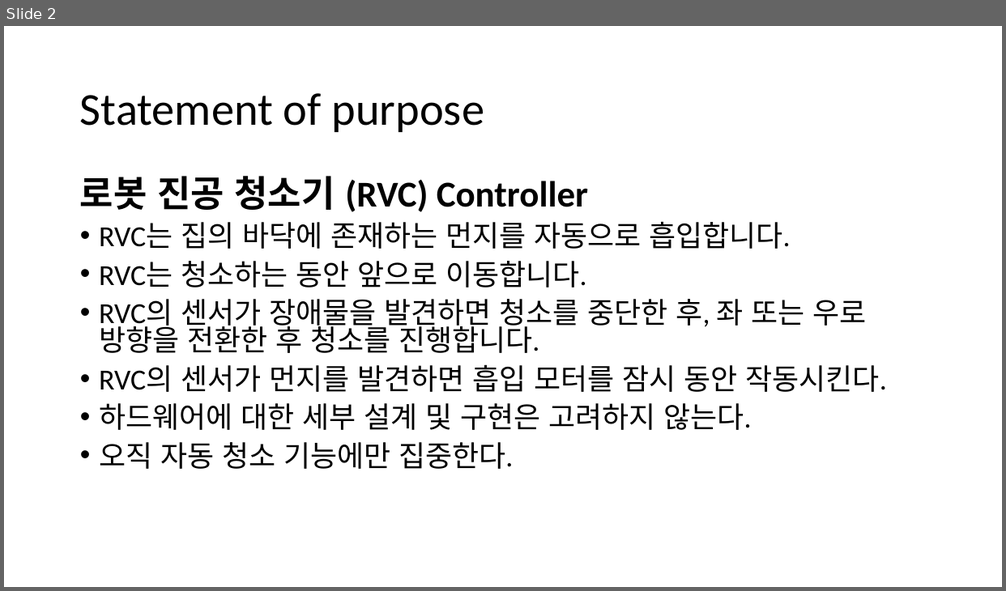
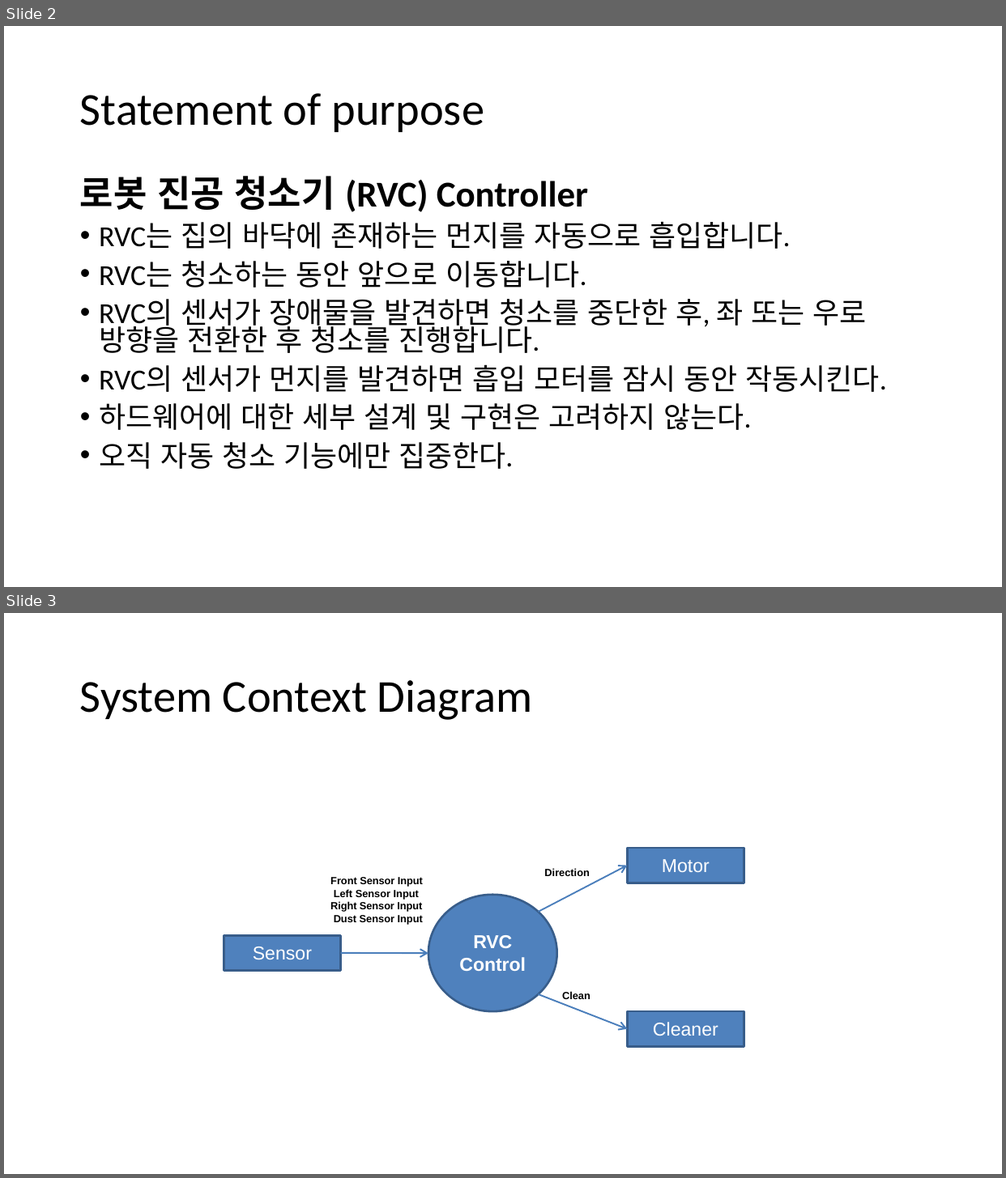
Before and after one commit to azzyjk/2020-2, a slide deck: SoftwareEngineering/SoftwareEngineering_SA.pptx. Shown one above the other, each under a label of ours: slide 2 before the commit, slides 2 and 3 after it. The pictures are 1006x591 and 1006x1178 pixels, drawn with LibreOffice and Linux fonts; fonts in the diff are those of the drawing. Boxes give left, top, right and bottom in pixels: in the first picture for what was removed or moved away, otherwise in the second. Text is boxed around its words. In the diff, an @@ line names an element or a change of style, - is before the commit and + after.

```diff
--- a/SoftwareEngineering/SoftwareEngineering_SA.pptx
+++ b/SoftwareEngineering/SoftwareEngineering_SA.pptx
@@ slide 3 added at (4,613,1002,1174), background #FFFFFF @@
@@ title added at (80,680,533,720), 44 pt, text #000000 @@
+System Context Diagram
@@ rectangle added at (628,848,744,884), fill #4F81BD, outline #385D8A 2 pt, 18 pt, text #FFFFFF @@
+Motor
@@ text added at (330,877,423,925), 10 pt, text #000000, bold @@
+Front Sensor Input Left Sensor Input Right Sensor Input Dust Sensor Input
@@ freeform shape added at (341,865,628,1031), fill #4A7EBB @@
@@ text added at (544,868,589,876), 10 pt, text #000000, bold @@
+Direction
@@ freeform shape added at (428,895,557,1012), fill #4F81BD @@
@@ freeform shape added at (428,895,557,1012), outline #385D8A 2 pt @@
@@ rectangle added at (224,935,341,971), fill #4F81BD, outline #385D8A 2 pt, 18 pt, text #FFFFFF @@
+Sensor
@@ text added at (459,935,526,971), 18 pt, text #FFFFFF, bold @@
+RVC
+Control
@@ text added at (562,991,590,999), 10 pt, text #000000, bold @@
+Clean
@@ rectangle added at (628,1012,744,1047), fill #4F81BD, outline #385D8A 2 pt, 18 pt, text #FFFFFF @@
+Cleaner
```
Also in this commit, not shown: 4 other slides added.
